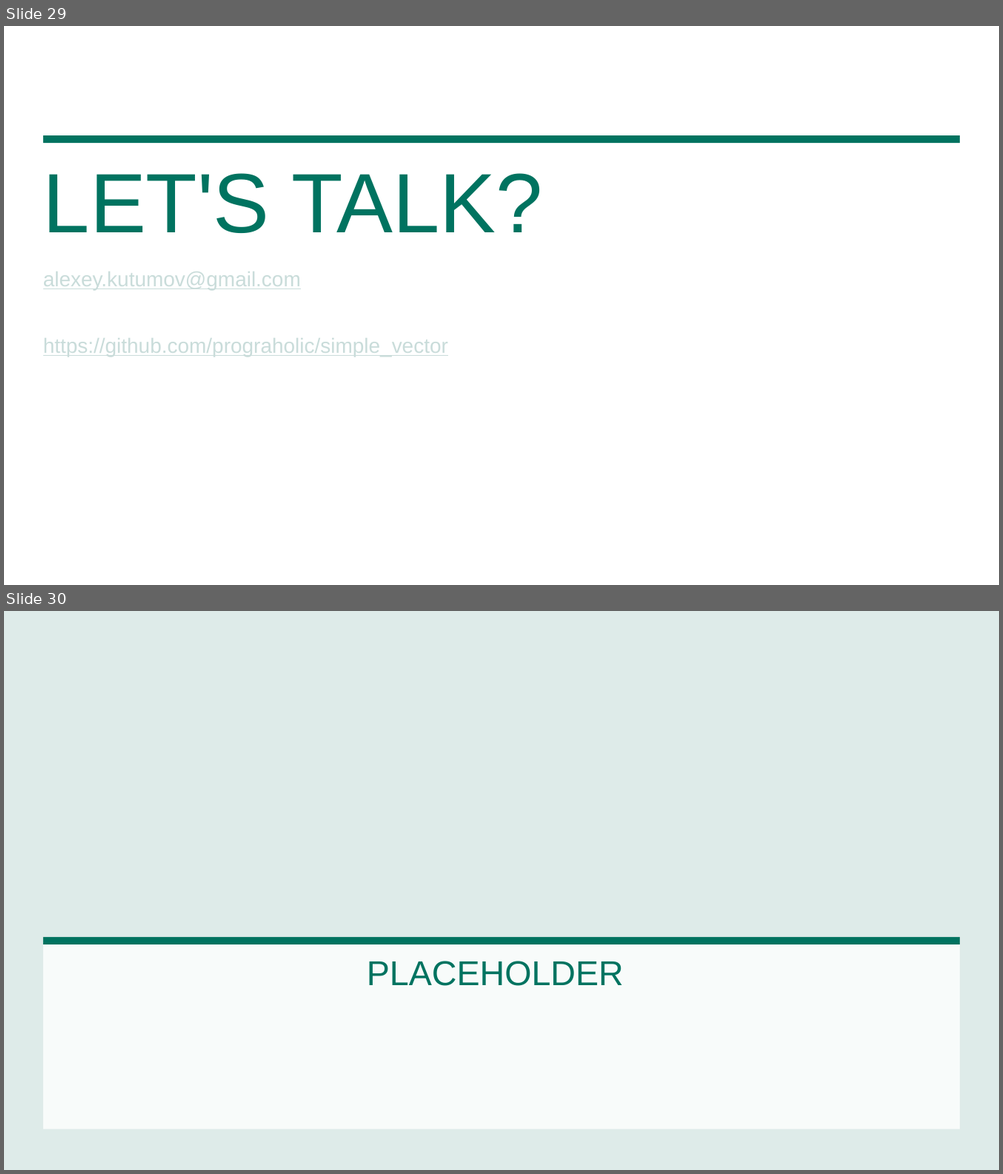
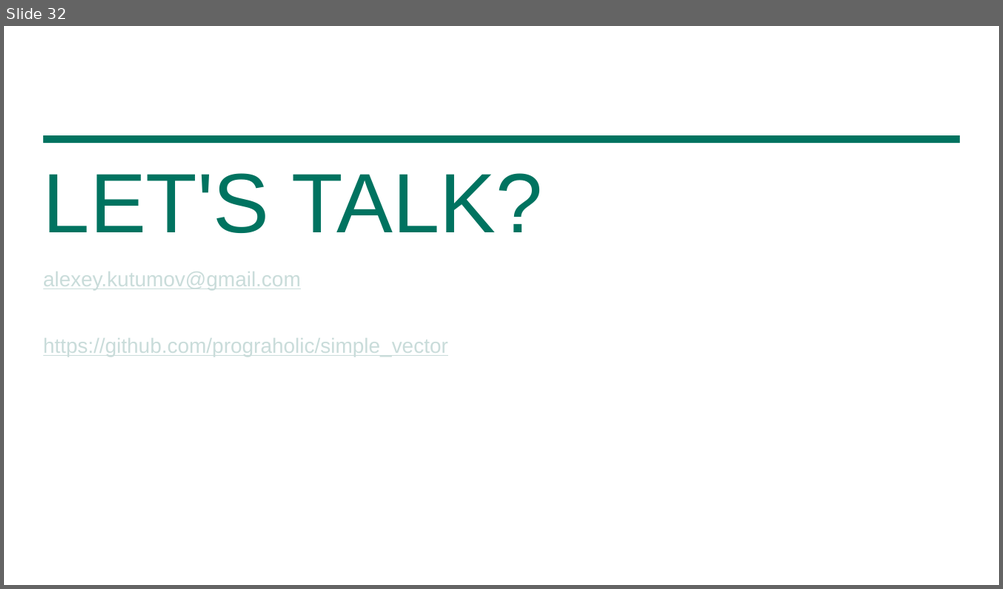
Before and after one commit to prograholic/prograholic.github.io, a slide deck: cpp_russia_2017_24_02_2017/24.02.2017_kutumov.pptx. Shown one above the other, each under a label of ours: slides 29 and 30 before the commit, slide 32 after it. The pictures are 1003x1174 and 1003x589 pixels, drawn with LibreOffice and Linux fonts; fonts in the diff are those of the drawing; background and template pictures are left out. Boxes give left, top, right and bottom in pixels: in the first picture for what was removed or moved away, otherwise in the second. Text is boxed around its words. In the diff, an @@ line names an element or a change of style, - is before the commit and + after.

```diff
--- a/cpp_russia_2017_24_02_2017/24.02.2017_kutumov.pptx
+++ b/cpp_russia_2017_24_02_2017/24.02.2017_kutumov.pptx
@@ slide 30 removed at <box>4,611,999,1170</box>, background #DEEBE9 @@
@@ rectangle removed at <box>42,937,960,944</box> @@
@@ rectangle removed at <box>42,945,960,1130</box> @@
@@ text removed at <box>367,961,623,986</box> @@
-PLACEHOLDER
@@ what was slide 29 is now slide 32 @@
```
Also in this commit, not shown: 4 slides changed, 3 slides added, 1 other slide removed.
